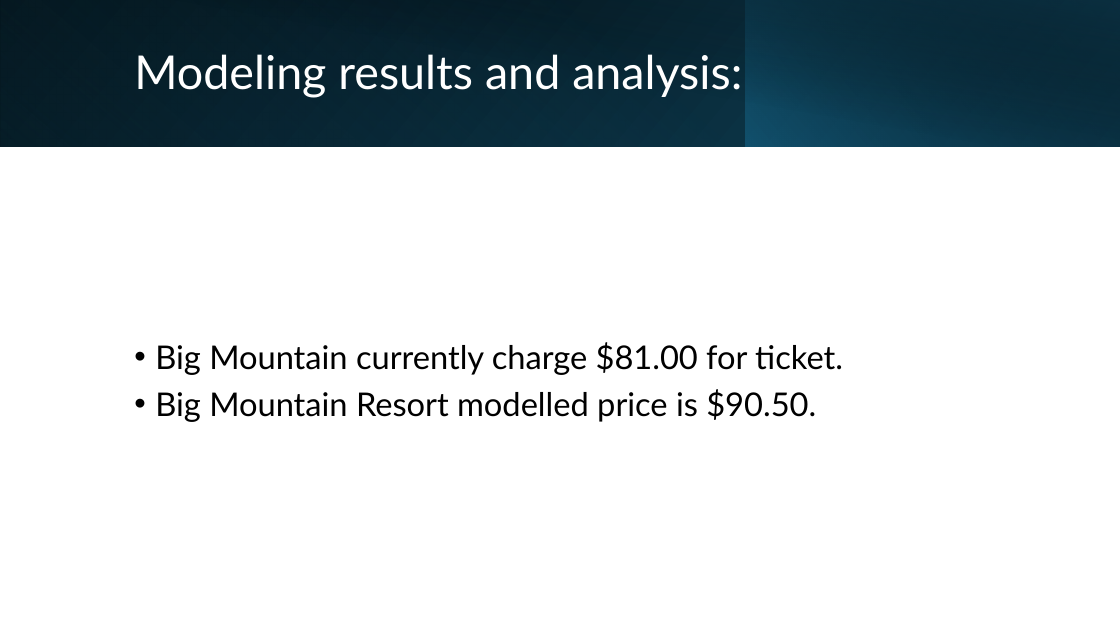
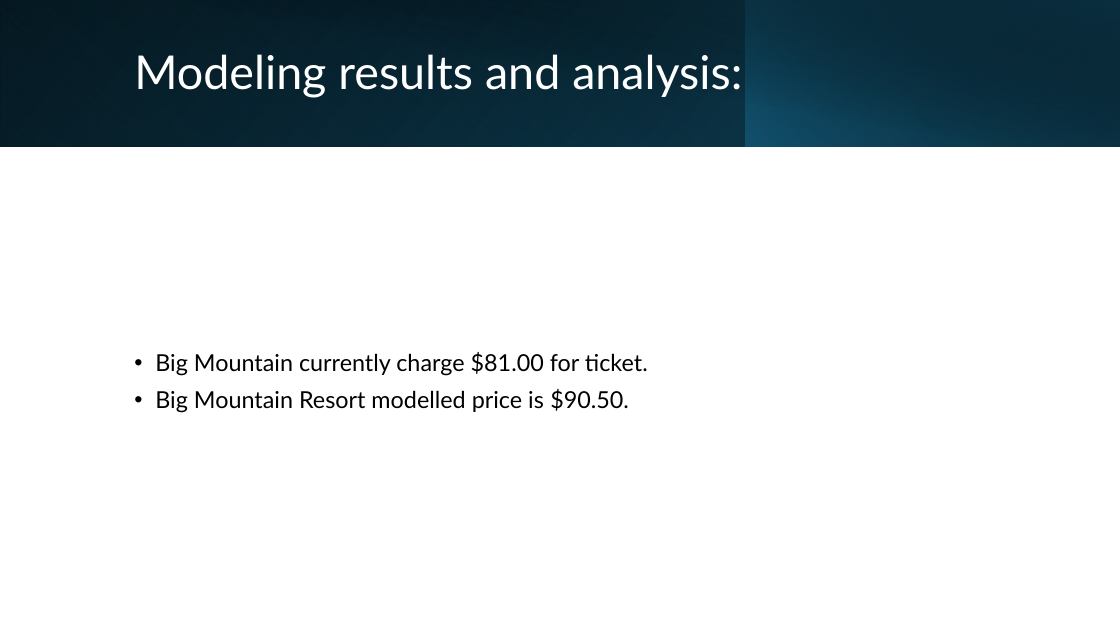
Before and after one commit to npandey472/DataScienceGuidedCapstone, a slide deck: slide 6 of Guided Capstone Presentation - for the Executive Team.pptx. Drawn at 1120x630 pixels with LibreOffice and Linux fonts; fonts in the diff are those of the drawing. Boxes give left, top, right and bottom in pixels: in the first picture for what was removed or moved away, otherwise in the second. Text is boxed around its words. In the diff, an @@ line names an element or a change of style, - is before the commit and + after.

```diff
--- a/Guided Capstone Presentation - for the Executive Team.pptx
+++ b/Guided Capstone Presentation - for the Executive Team.pptx
@@ text "Big Mountain currently charge $81.00 ..." at [155,352,648,413]: size 28 to 20 pt @@
```
Also in this commit, not shown: 4 other slides changed.
